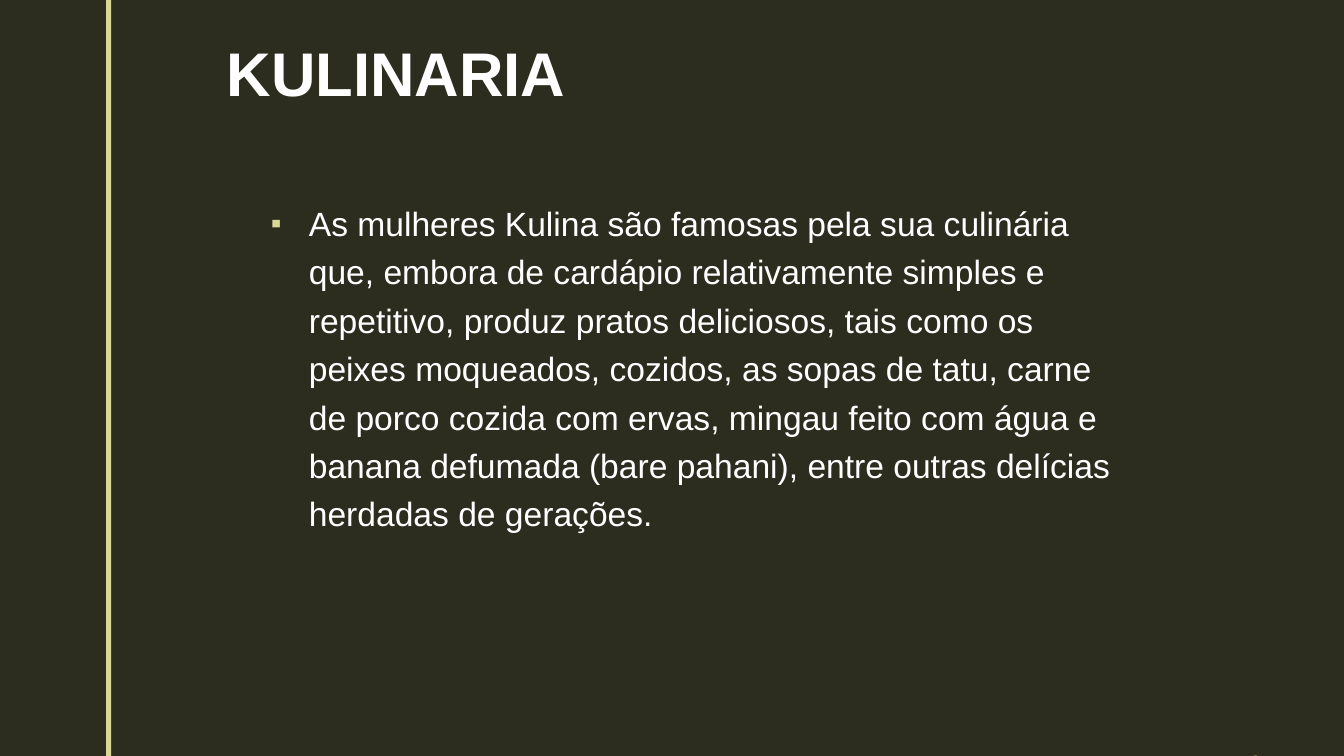
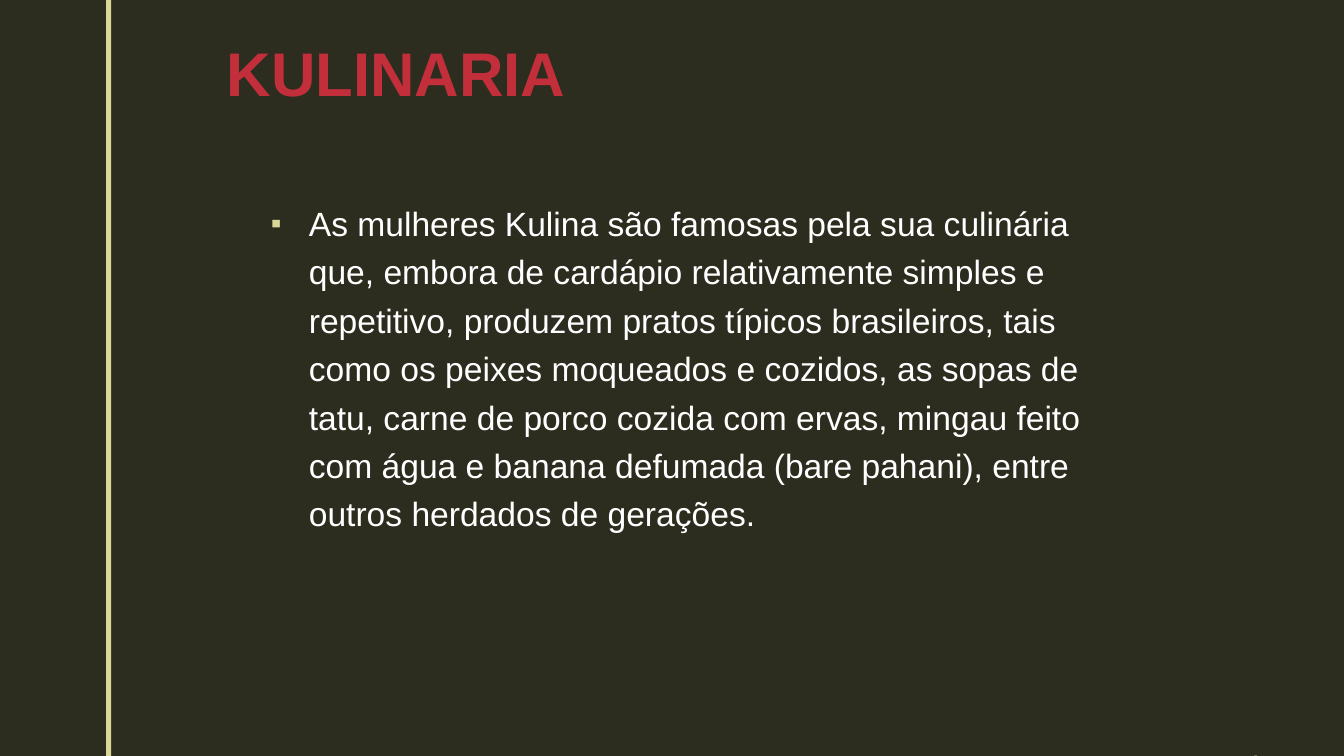
Before and after one commit to GabrielDSS0/ETEC-Coisas-Escolares, a slide deck: slide 6 of 1 etim ds 2022/LPL/Indígenas/TRIBO KULINA.pptx. Drawn at 1344x756 pixels with LibreOffice and Linux fonts; fonts in the diff are those of the drawing; background and template pictures are left out. Boxes give left, top, right and bottom in pixels: in the first picture for what was removed or moved away, otherwise in the second. Text is boxed around its words. In the diff, an @@ line names an element or a change of style, - is before the commit and + after.

```diff
--- a/1 etim ds 2022/LPL/Indígenas/TRIBO KULINA.pptx
+++ b/1 etim ds 2022/LPL/Indígenas/TRIBO KULINA.pptx
@@ title "KULINARIA" at <box>227,53,566,97</box>: text colour #FFFFFF to #C22F3B @@
@@ text at <box>309,211,1080,533</box>: text changed @@
-▪ As mulheres Kulina são famosas pela sua culinária que, embora de cardápio relativamente simples e repetitivo, produz pratos deliciosos, tais como os peixes moqueados, cozidos, as sopas de tatu, carne de porco cozida com ervas, mingau feito com água e banana defumada (bare pahani), entre outras delícias herdadas de gerações.
+▪ As mulheres Kulina são famosas pela sua culinária que, embora de cardápio relativamente simples e repetitivo, produzem pratos típicos brasileiros, tais como os peixes moqueados e cozidos, as sopas de tatu, carne de porco cozida com ervas, mingau feito com água e banana defumada (bare pahani), entre outros herdados de gerações.
```
Also in this commit, not shown: 6 other slides changed.
